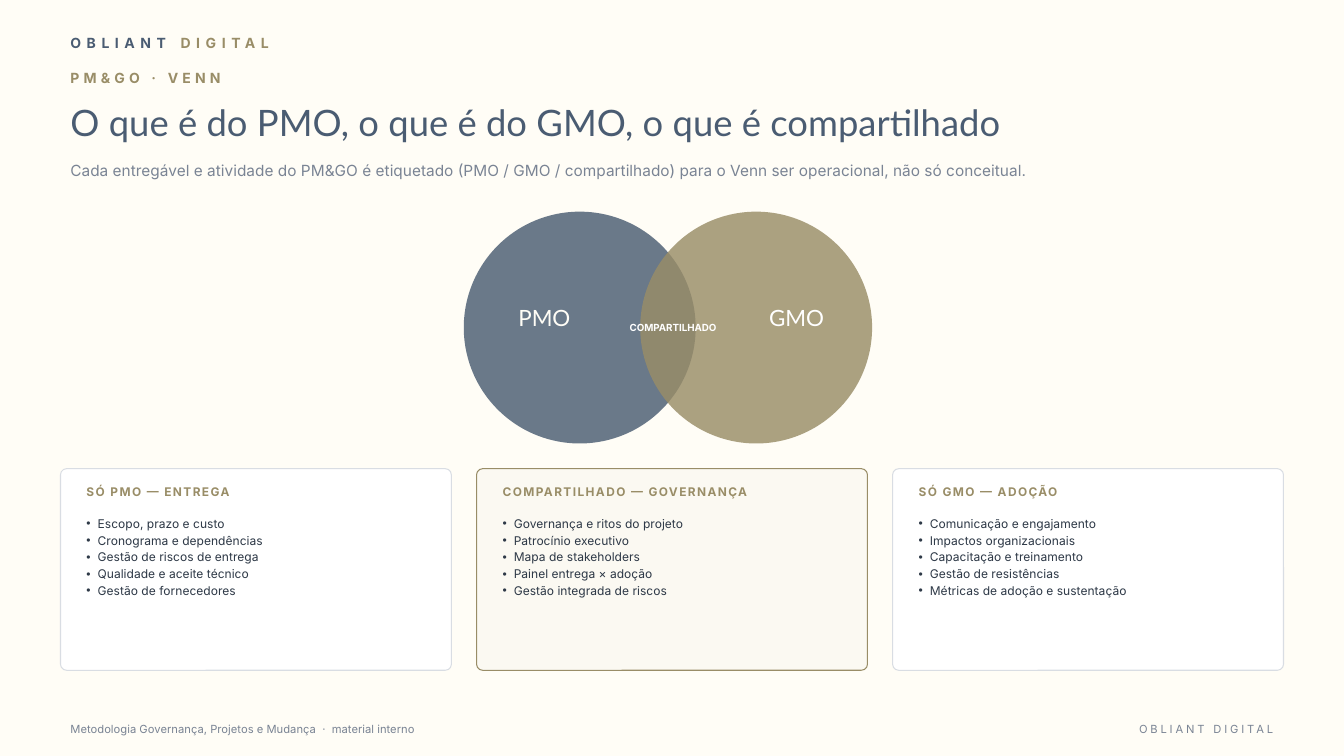
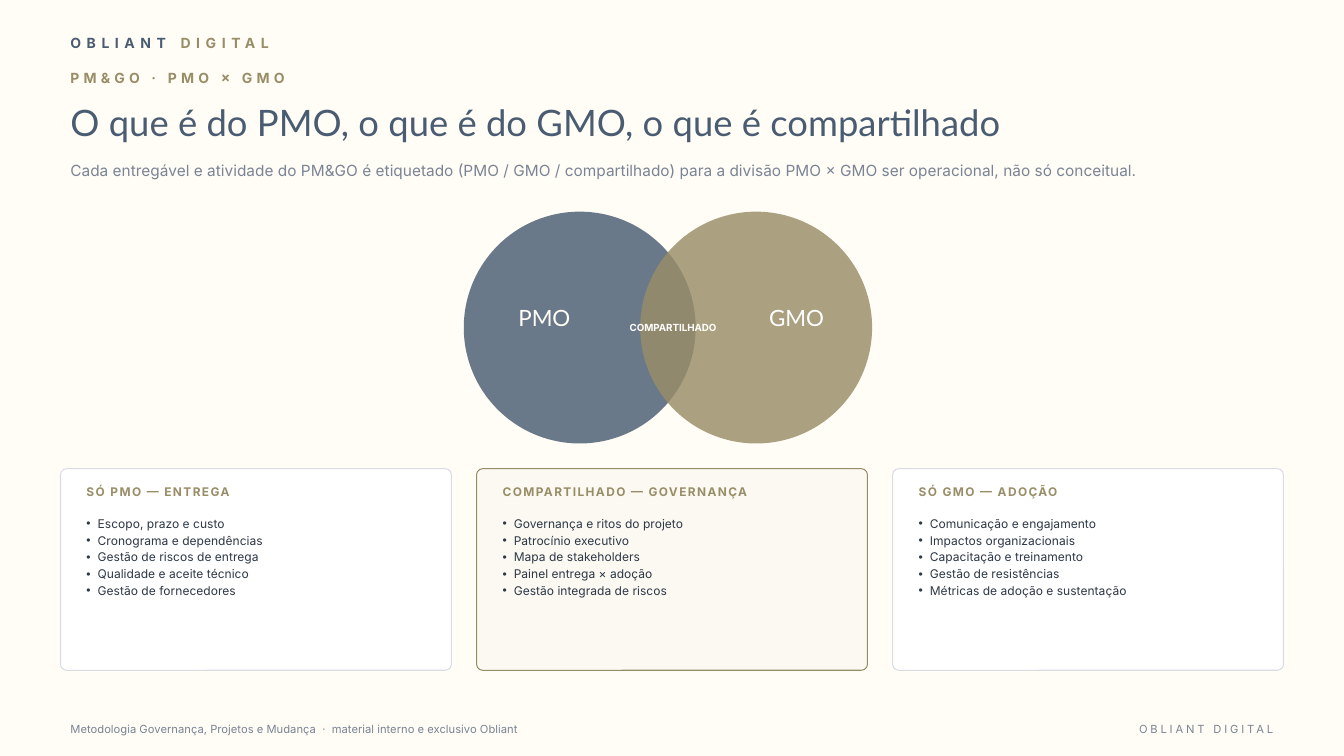
Before and after one commit to Leon1711/Site, a slide deck: slide 18 of Metodologia_Obliant.pptx. Drawn at 1344x756 pixels with LibreOffice and Linux fonts; fonts in the diff are those of the drawing. Boxes give left, top, right and bottom in pixels: in the first picture for what was removed or moved away, otherwise in the second. Text is boxed around its words. In the diff, an @@ line names an element or a change of style, - is before the commit and + after.

```diff
--- a/Metodologia_Obliant.pptx
+++ b/Metodologia_Obliant.pptx
@@ text at (70, 73, 285, 83): text changed @@
-PM&GO · VENN
+PM&GO · PMO × GMO
@@ text at (70, 163, 1136, 179): text changed @@
-Cada entregável e atividade do PM&GO é etiquetado (PMO / GMO / compartilhado) para o Venn ser operacional, não só conceitual.
+Cada entregável e atividade do PM&GO é etiquetado (PMO / GMO / compartilhado) para a divisão PMO × GMO ser operacional, não só conceitual.
@@ text at (70, 725, 517, 736): text changed @@
-Metodologia Governança, Projetos e Mudança · material interno
+Metodologia Governança, Projetos e Mudança · material interno e exclusivo Obliant
```
Also in this commit, not shown: 19 other slides changed, 5 other files.
